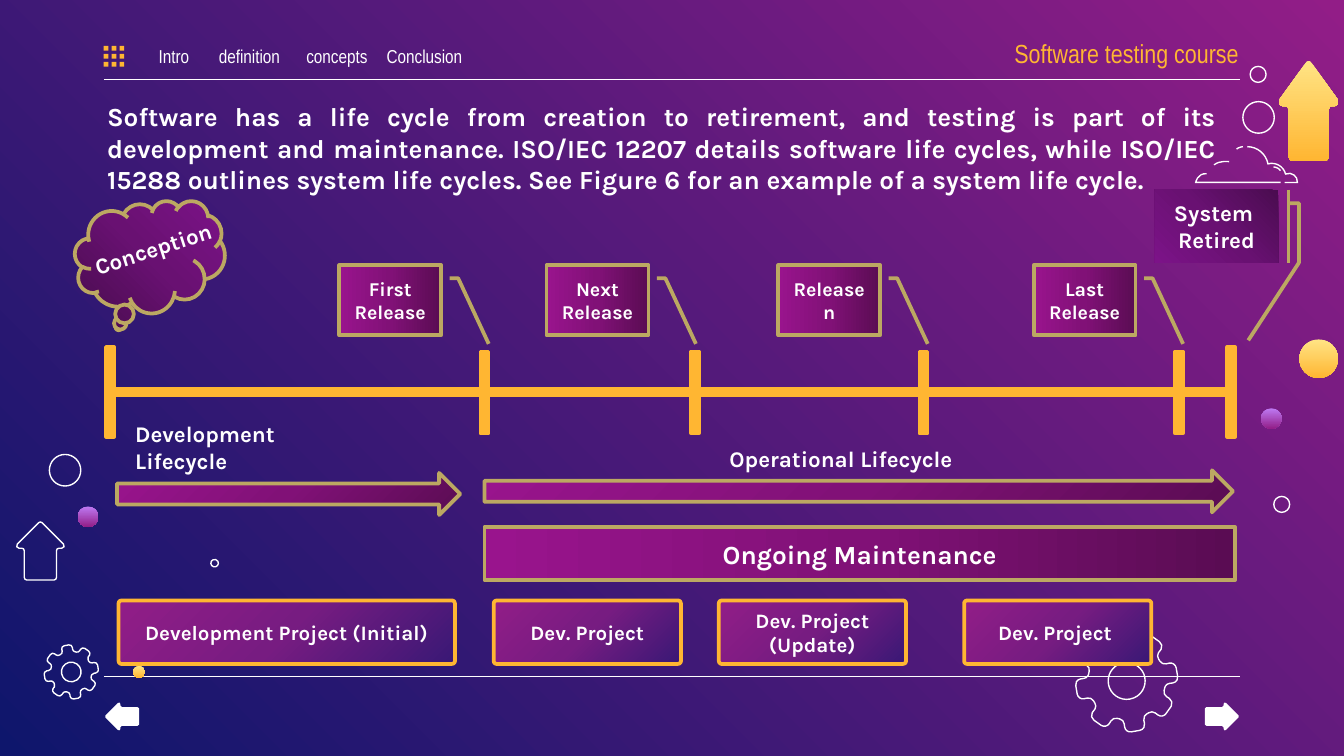
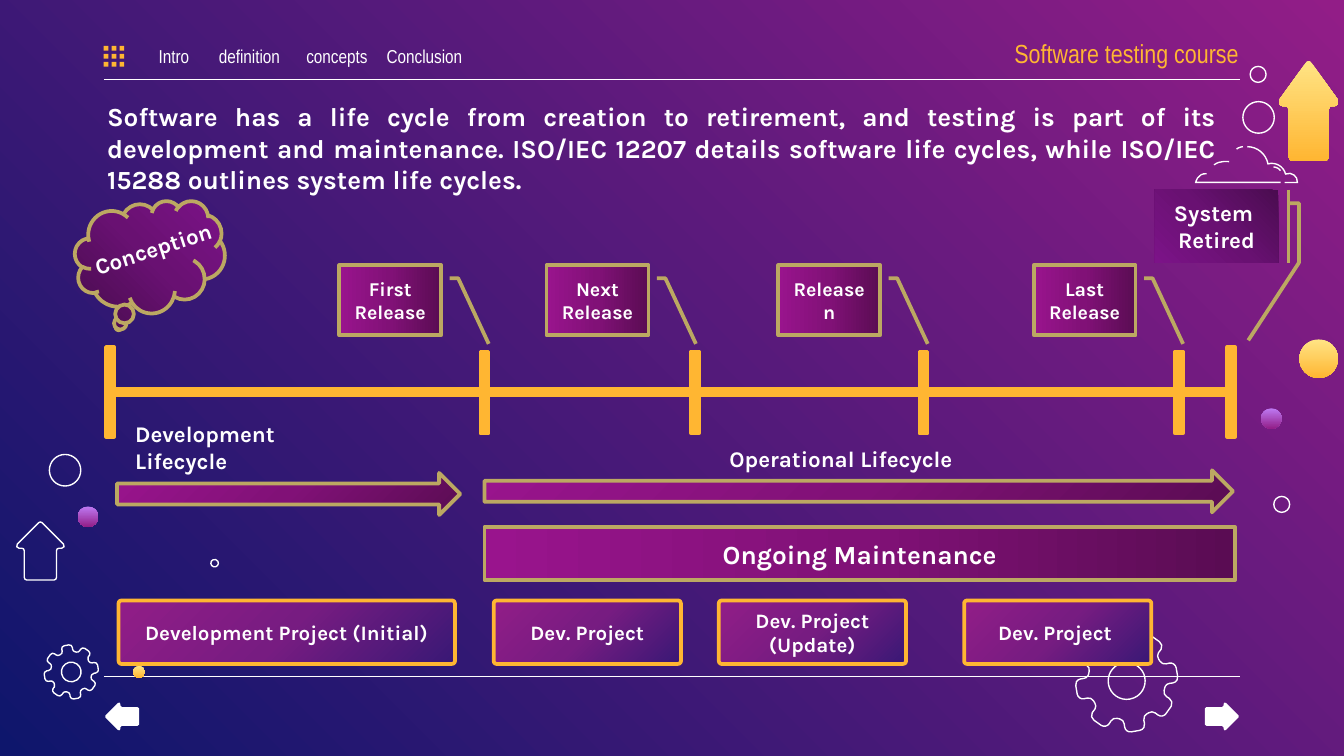
Before and after one commit to alihassanisokhtehsaraei/IEEE29119, a slide deck: slide 25 of project.pptx. Drawn at 1344x756 pixels with LibreOffice and Linux fonts; fonts in the diff are those of the drawing. Boxes give left, top, right and bottom in pixels: in the first picture for what was removed or moved away, otherwise in the second. Text is boxed around its words. In the diff, an @@ line names an element or a change of style, - is before the commit and + after.

```diff
--- a/project.pptx
+++ b/project.pptx
@@ text at [107,107,1216,196]: text changed @@
-Software has a life cycle from creation to retirement, and testing is part of its development and maintenance. ISO/IEC 12207 details software life cycles, while ISO/IEC 15288 outlines system life cycles. See Figure 6 for an example of a system life cycle.
+Software has a life cycle from creation to retirement, and testing is part of its development and maintenance. ISO/IEC 12207 details software life cycles, while ISO/IEC 15288 outlines system life cycles.
```
Also in this commit, not shown: 2 other slides changed.
